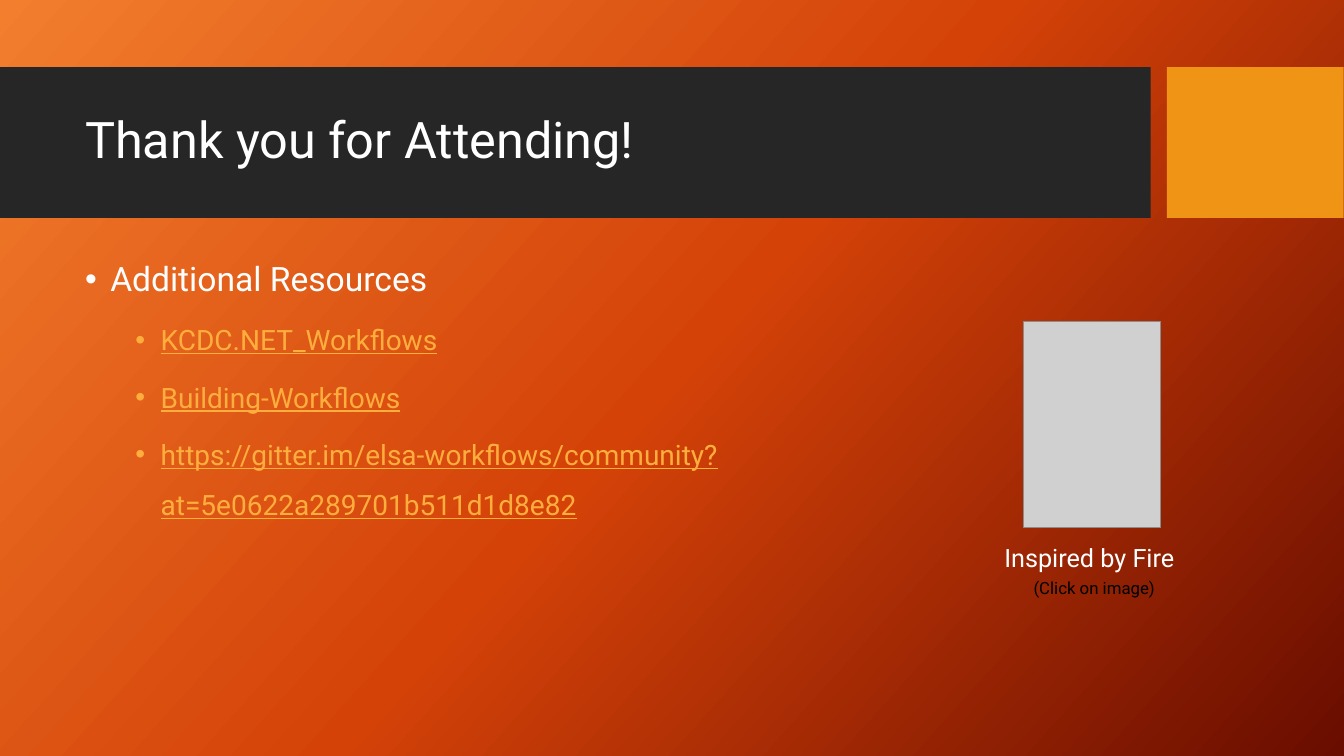
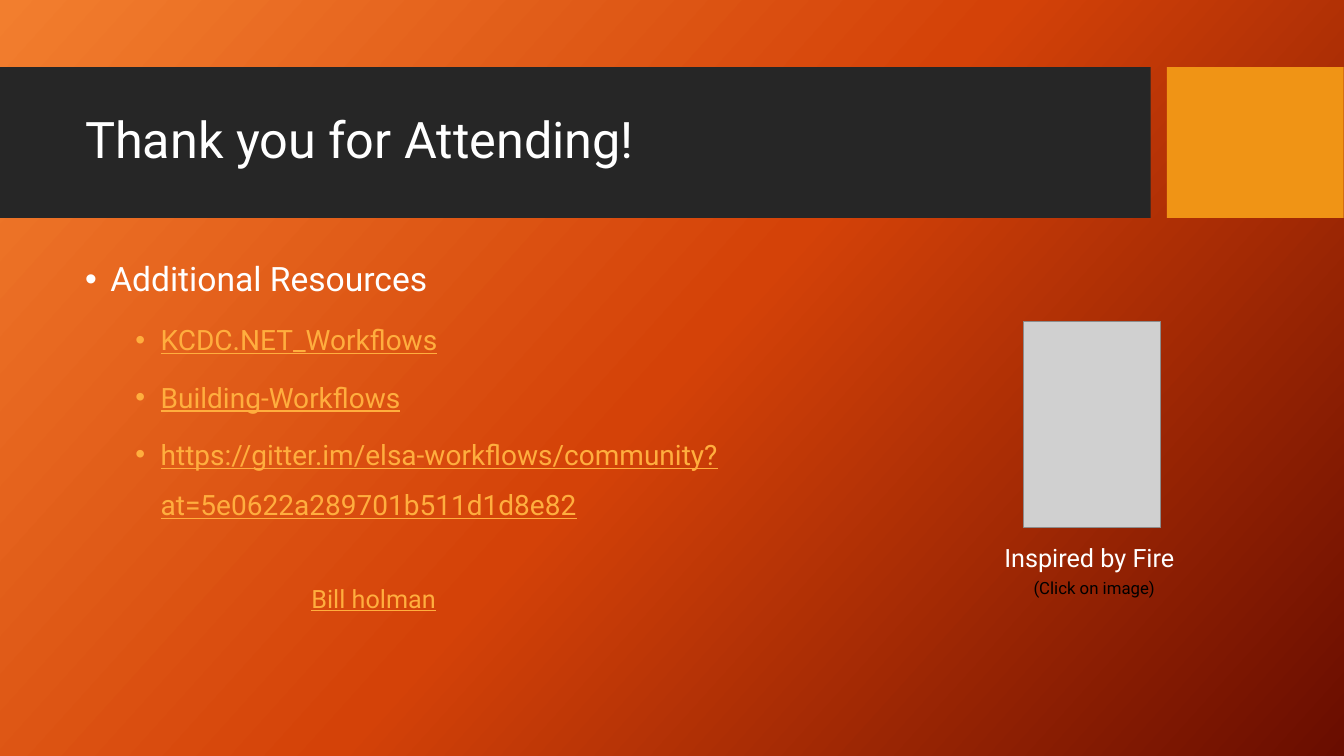
Before and after one commit to bholman77/KCDC---.NET-Workflows-, a slide deck: slide 13 of DotNETWorkflows.pptx. Drawn at 1344x756 pixels with LibreOffice and Linux fonts; fonts in the diff are those of the drawing; grey boxes stand for pictures; background and template pictures are left out. Boxes give left, top, right and bottom in pixels: in the first picture for what was removed or moved away, otherwise in the second. Text is boxed around its words. In the diff, an @@ line names an element or a change of style, - is before the commit and + after.

Commit message:
Added my email address.

```diff
--- a/DotNETWorkflows.pptx
+++ b/DotNETWorkflows.pptx
@@ text added at [311, 589, 436, 611], 18 pt, text #FFAE3E, underline @@
+Bill holman
```
